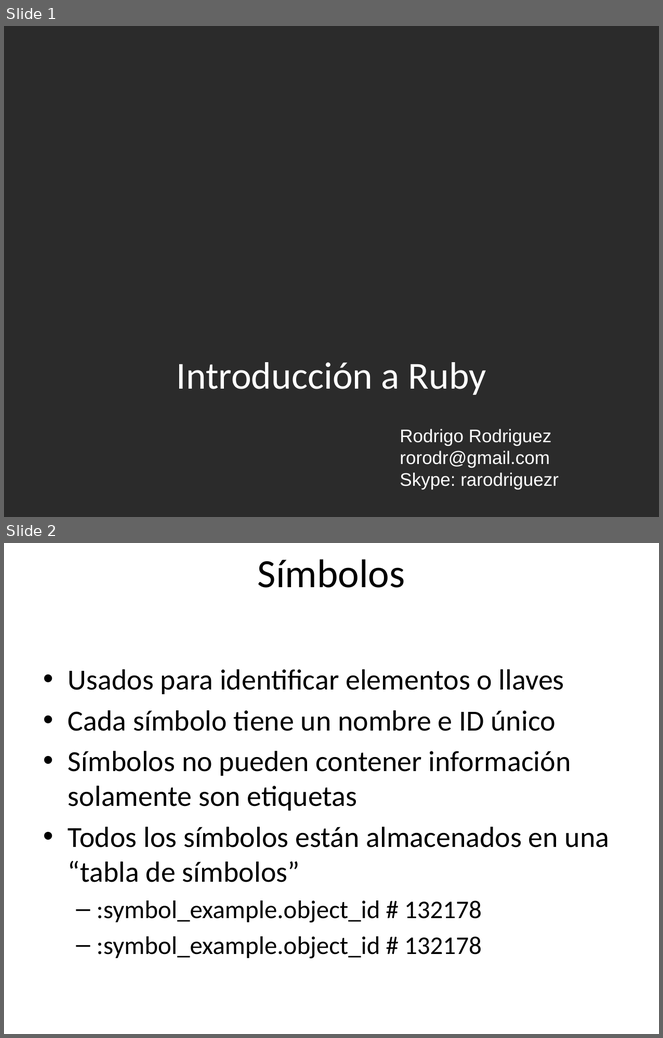
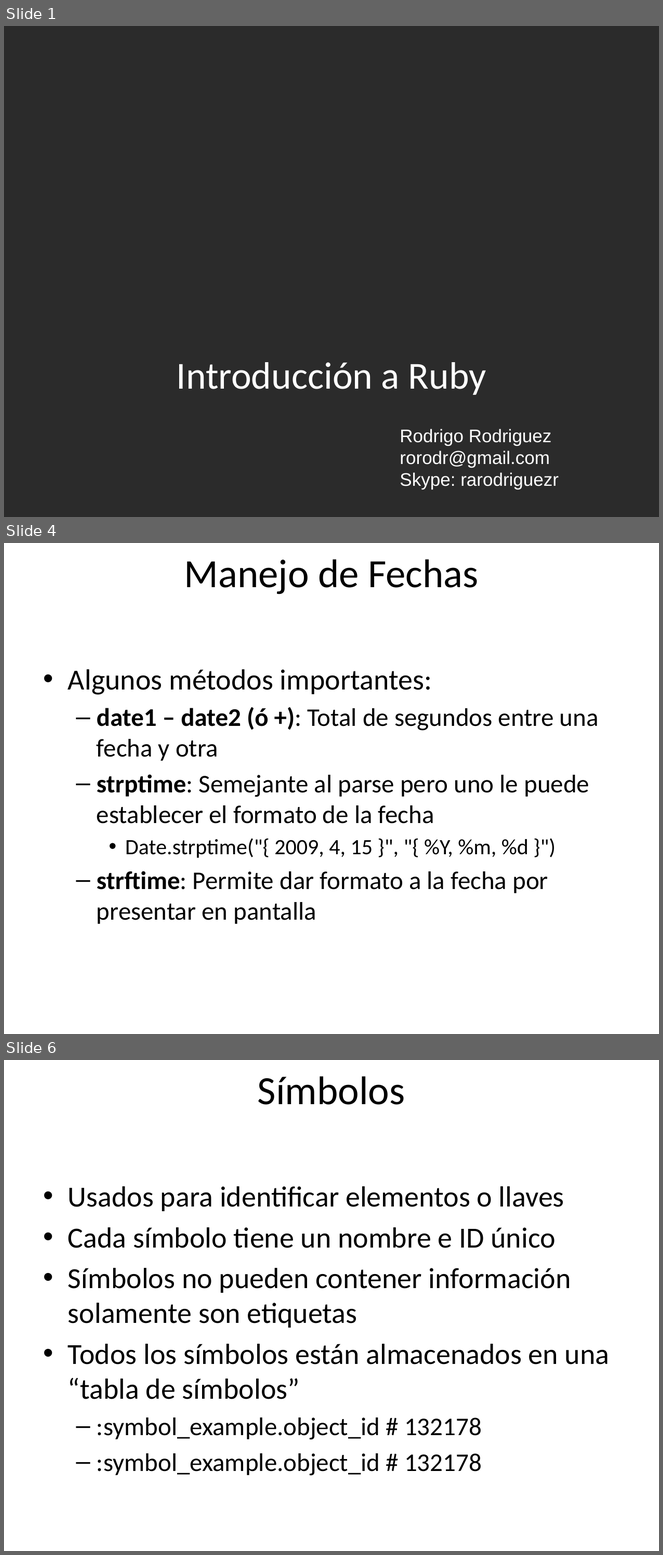
Before and after one commit to rarodriguez/curso_rails, a slide deck: presentaciones/Clase 2-Introduccion a Ruby.pptx. Shown one above the other, each under a label of ours: slides 1 and 2 before the commit, slides 1, 4 and 6 after it; the slides between them are not shown. The pictures are 663x1038 and 663x1555 pixels, drawn with LibreOffice and Linux fonts; fonts in the diff are those of the drawing; background and template pictures are left out; a plain dark background stands for a picture behind light text. Boxes give left, top, right and bottom in pixels: in the first picture for what was removed or moved away, otherwise in the second. Text is boxed around its words. In the diff, an @@ line names an element or a change of style, - is before the commit and + after.

```diff
--- a/presentaciones/Clase 2-Introduccion a Ruby.pptx
+++ b/presentaciones/Clase 2-Introduccion a Ruby.pptx
@@ slide 4 added at <box>4,543,659,1034</box>, background picture (left out) @@
@@ title added at <box>184,559,478,594</box>, 44 pt, text #000000 @@
+Manejo de Fechas
@@ text added at <box>68,669,599,924</box>, 28 pt, text #000000 @@
+• Algunos métodos importantes:
+  – date1 – date2 (ó +): Total de segundos entre una fecha y otra
+  – strptime: Semejante al parse pero uno le puede establecer el formato de la fecha
+    • Date.strptime("{ 2009, 4, 15 }", "{ %Y, %m, %d }")
+  – strftime: Permite dar formato a la fecha por presentar en pantalla
@@ what was slide 2 is now slide 6 @@
```
Also in this commit, not shown: 6 slides changed, 7 other slides added, 1 slide removed, 2 other files.
